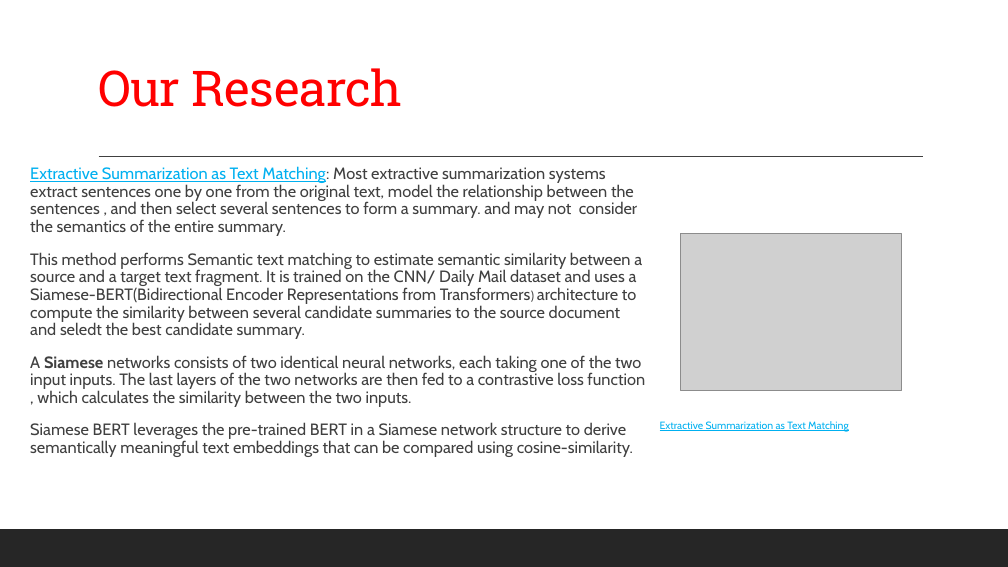
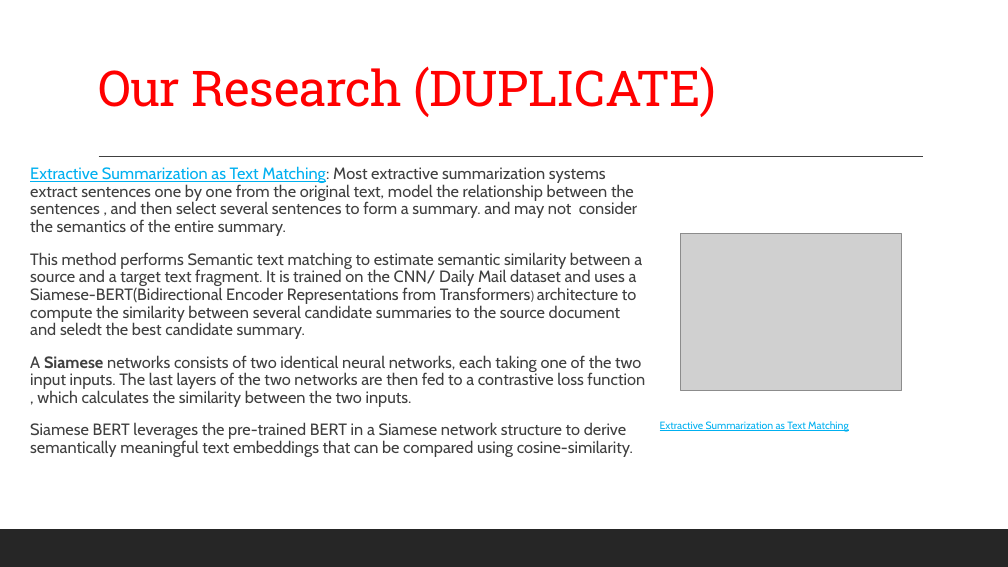
Before and after one commit to gufranpathan/case_law_g45, a slide deck: slide 11 of Group 45 Data Science for Case Law.pptx (slide 7 before the commit). Drawn at 1008x567 pixels with LibreOffice and Linux fonts; fonts in the diff are those of the drawing; grey boxes stand for pictures. Boxes give left, top, right and bottom in pixels: in the first picture for what was removed or moved away, otherwise in the second. Text is boxed around its words. In the diff, an @@ line names an element or a change of style, - is before the commit and + after.

```diff
--- a/Group 45 Data Science for Case Law.pptx
+++ b/Group 45 Data Science for Case Law.pptx
@@ title at <box>98,66,716,117</box>: text changed @@
-Our Research
+Our Research (DUPLICATE)
```
Also in this commit, not shown: 2 other slides changed.
